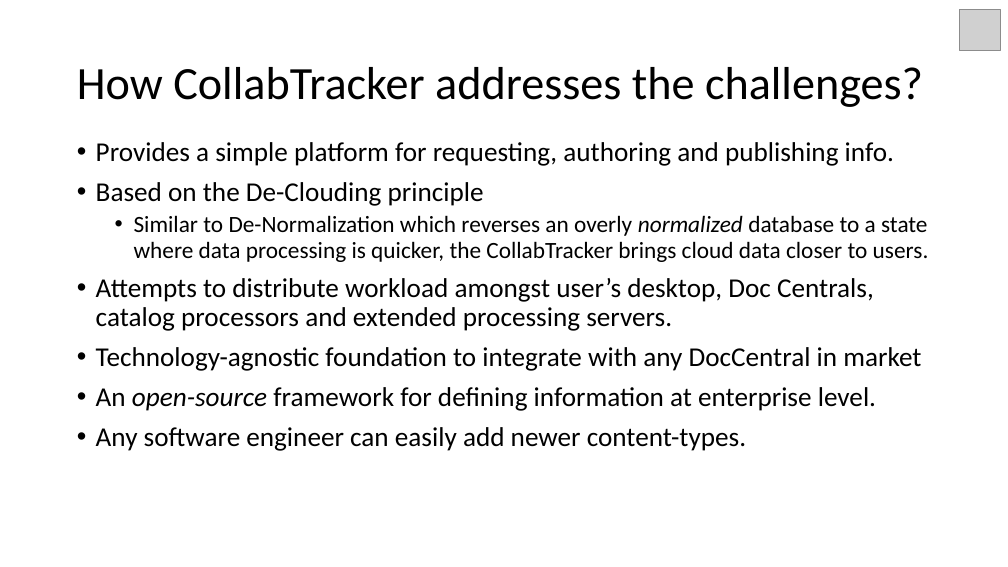
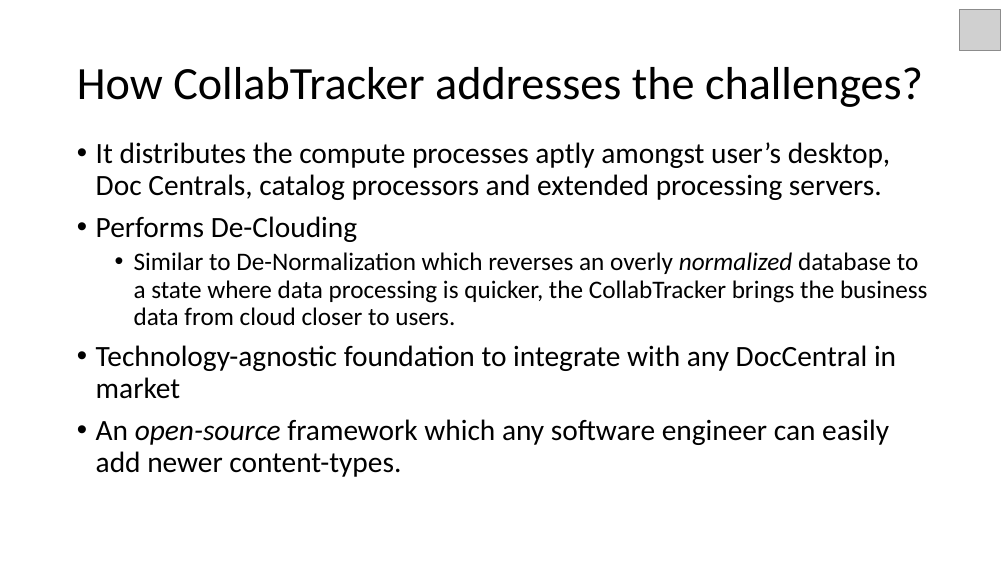
Before and after one commit to vibeeshK/CollabTracker, a slide deck: slide 5 of Documents/CollabTracker_Intro.pptx. Drawn at 1008x567 pixels with LibreOffice and Linux fonts; fonts in the diff are those of the drawing; grey boxes stand for pictures; background and template pictures are left out. Boxes give left, top, right and bottom in pixels: in the first picture for what was removed or moved away, otherwise in the second. Text is boxed around its words. In the diff, an @@ line names an element or a change of style, - is before the commit and + after.

```diff
--- a/Documents/CollabTracker_Intro.pptx
+++ b/Documents/CollabTracker_Intro.pptx
@@ text at <box>96,142,928,326</box>: text changed; size 25.9 to 24 pt @@
-• Provides a simple platform for requesting, authoring and publishing info.
-• Based on the De-Clouding principle
-  • Similar to De-Normalization which reverses an overly normalized database to a state where data processing is quicker, the CollabTracker brings cloud data closer to users.
-• Attempts to distribute workload amongst user’s desktop, Doc Centrals, catalog processors and extended processing servers.
+• It distributes the compute processes aptly amongst user’s desktop, Doc Centrals, catalog processors and extended processing servers.
+• Performs De-Clouding
+  • Similar to De-Normalization which reverses an overly normalized database to a state where data processing is quicker, the CollabTracker brings the business data from cloud closer to users.
@@ text at <box>96,345,896,399</box>: size 25.9 to 28 pt in "Technology-agnostic foundation to integrate with any DocCent ..." @@
@@ text at <box>96,419,889,477</box>: text changed; size 25.9 to 28 pt @@
-• An open-source framework for defining information at enterprise level.
-• Any software engineer can easily add newer content-types.
+• An open-source framework which any software engineer can easily add newer content-types.
```
Also in this commit, not shown: 1 other slide changed.
